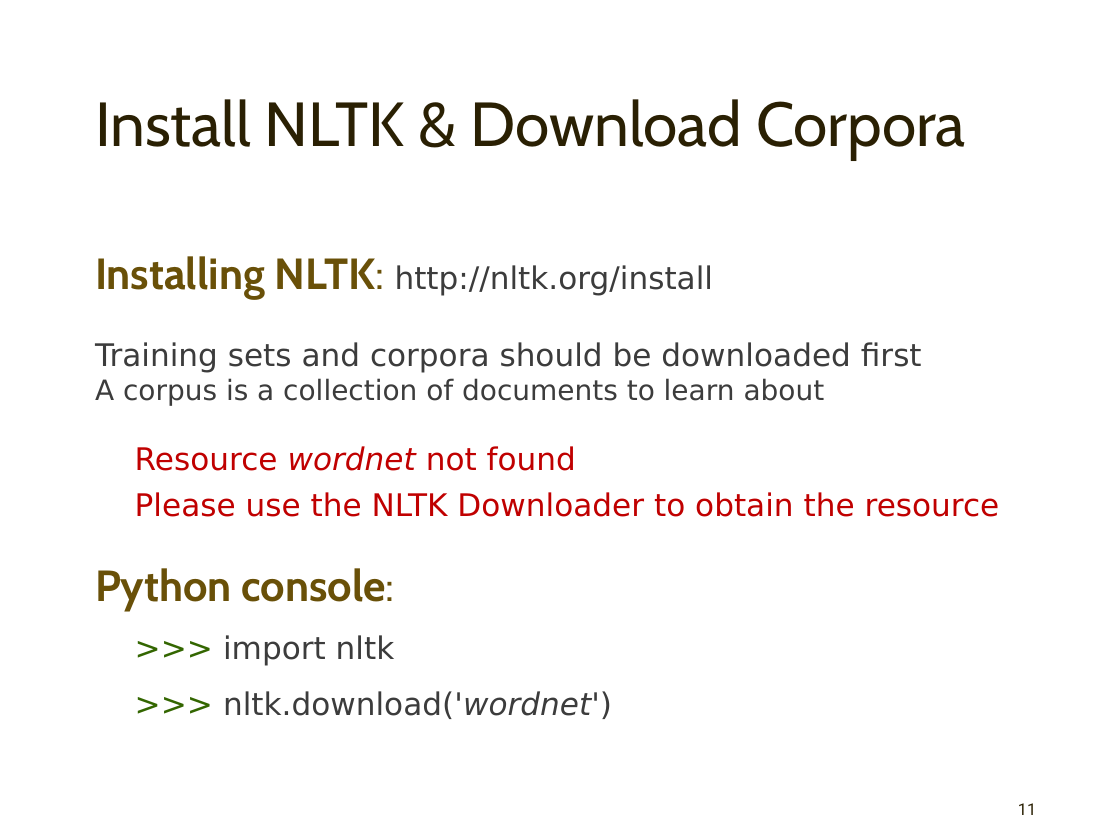
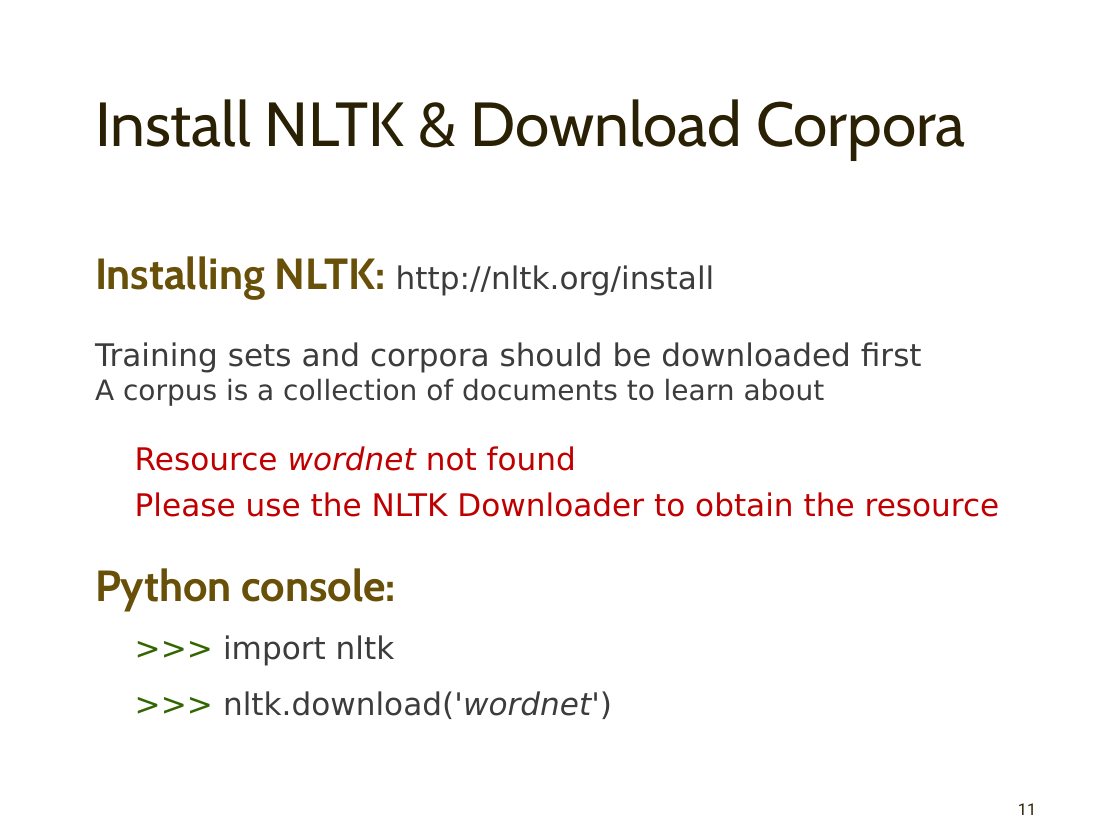
Before and after one commit to mahozad/presentations, a slide deck: slide 11 of nltk.pptx. Drawn at 1120x840 pixels with LibreOffice and Linux fonts; fonts in the diff are those of the drawing. Boxes give left, top, right and bottom in pixels: in the first picture for what was removed or moved away, otherwise in the second. Text is boxed around its words. In the diff, an @@ line names an element or a change of style, - is before the commit and + after.

Commit message:
Update nltk presentation

```diff
--- a/nltk.pptx
+++ b/nltk.pptx
@@ text at <box>95,256,715,612</box>: bold on in "NLTK:", "console:" @@
```
Also in this commit, not shown: 1 other slide changed, 1 other file.
